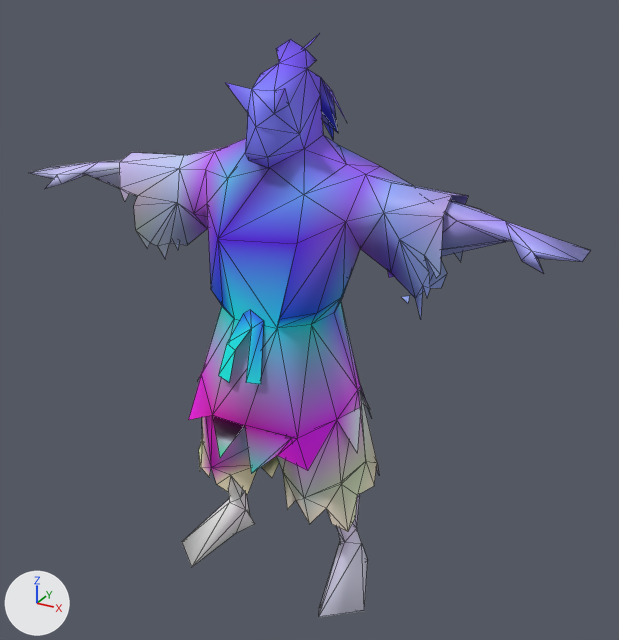
An edit to the glTF model models/oni_lod2.glb, drawn before and after from the same camera.
Rendered twice from a camera (50 mm lens) standing at (0.701, -1.167, 1.104) and looking at (0.043, 0.028, 0.507). Every picture has the same lights, and +X, +Y and +Z are marked at lower left. The first picture is the older version. Mesh edges are drawn as thin lines. Vertices at exactly the same position are counted once.

Objects in the first picture: 'zombie_body'.
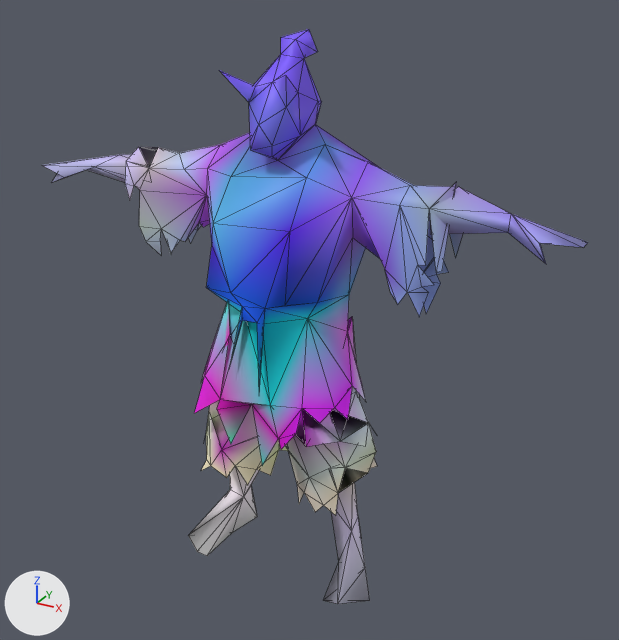
Location of each change, [x1, y1, x2, y2] in pixels of the pictures (619 x 640 px):
```json
{"object": "zombie_body", "change": "reshaped", "before": [30, 34, 591, 617], "after": [43, 29, 588, 604]}
{"part": 1, "of": "me_tripo_mesh_e296e33e_45ff_48ab_8b3a_9c629ea22e05", "change": "rebuilt", "before": [119, 34, 468, 617], "after": [43, 29, 588, 604], "on screen": "56% wider"}
{"part": 2, "of": "me_tripo_mesh_e296e33e_45ff_48ab_8b3a_9c629ea22e05", "change": "deleted", "before": [30, 160, 591, 384]}
```

Edits to the scene script, one JSON object a line:
```json
{"block": "me_tripo_mesh_e296e33e_45ff_48ab_8b3a_9c629ea22e05", "where": "# used by ob_zombie_body; location = (0.0, 0.0, 0.0)"}
{"op": "remove", "block": "me_tripo_mesh_e296e33e_45ff_48ab_8b3a_9c629ea22e05", "code": "me_tripo_mesh_e296e33e_45ff_48ab_8b3a_9c629ea22e05.from_pydata(...)  # 316 vertices, 500 faces; spans x -0.5..0.5, y -0.136..0.127, z 0.001..0.975"}
{"op": "add", "block": "me_tripo_mesh_e296e33e_45ff_48ab_8b3a_9c629ea22e05", "code": "me_tripo_mesh_e296e33e_45ff_48ab_8b3a_9c629ea22e05.from_pydata(...)  # 328 vertices, 499 faces; spans x -0.491..0.495, y -0.11..0.124, z 0.002..0.98"}
{"block": "me_tripo_mesh_e296e33e_45ff_48ab_8b3a_9c629ea22e05", "change": "me_tripo_mesh_e296e33e_45ff_48ab_8b3a_9c629ea22e05 part 1: the loose piece of 259 vertices spanning x -0.325..0.302, y -0.136..0.127, z 0.001..0.975 is rebuilt with 328 vertices and now spans x -0.491..0.495, y -0.11..0.124, z 0.002..0.98"}
{"block": "me_tripo_mesh_e296e33e_45ff_48ab_8b3a_9c629ea22e05", "change": "me_tripo_mesh_e296e33e_45ff_48ab_8b3a_9c629ea22e05 part 2: 6 loose pieces with 57 vertices, spanning x -0.5..0.5, y -0.124..0.053, z 0.437..0.763, are deleted"}
```
